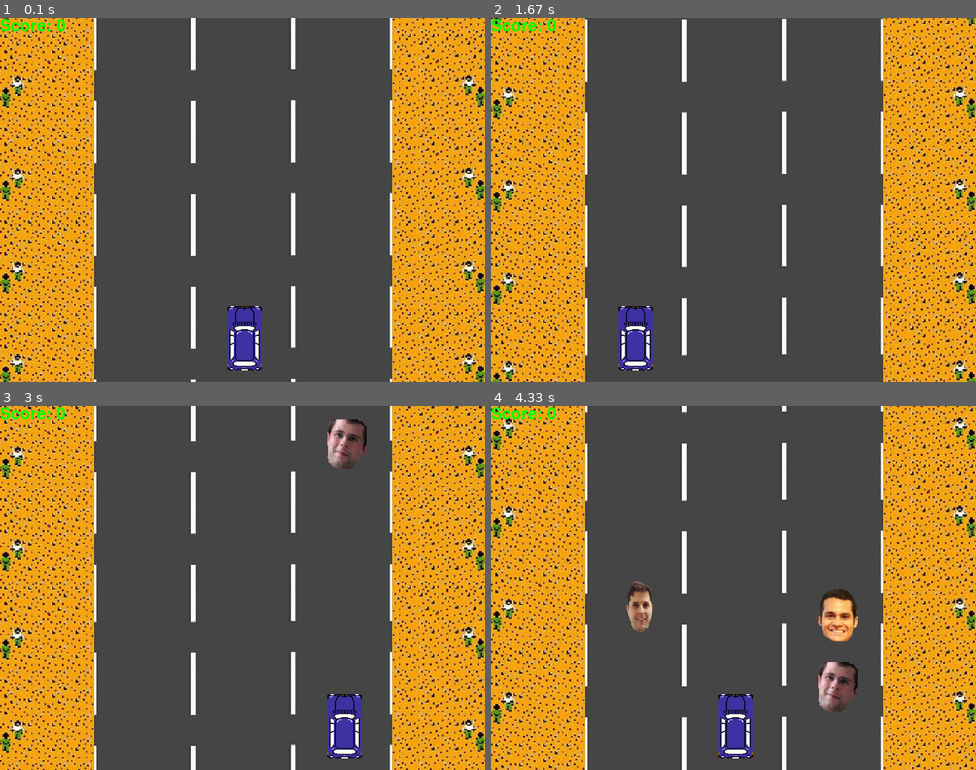
Above: before the commit, frames 1-4 (two rows, left to right).
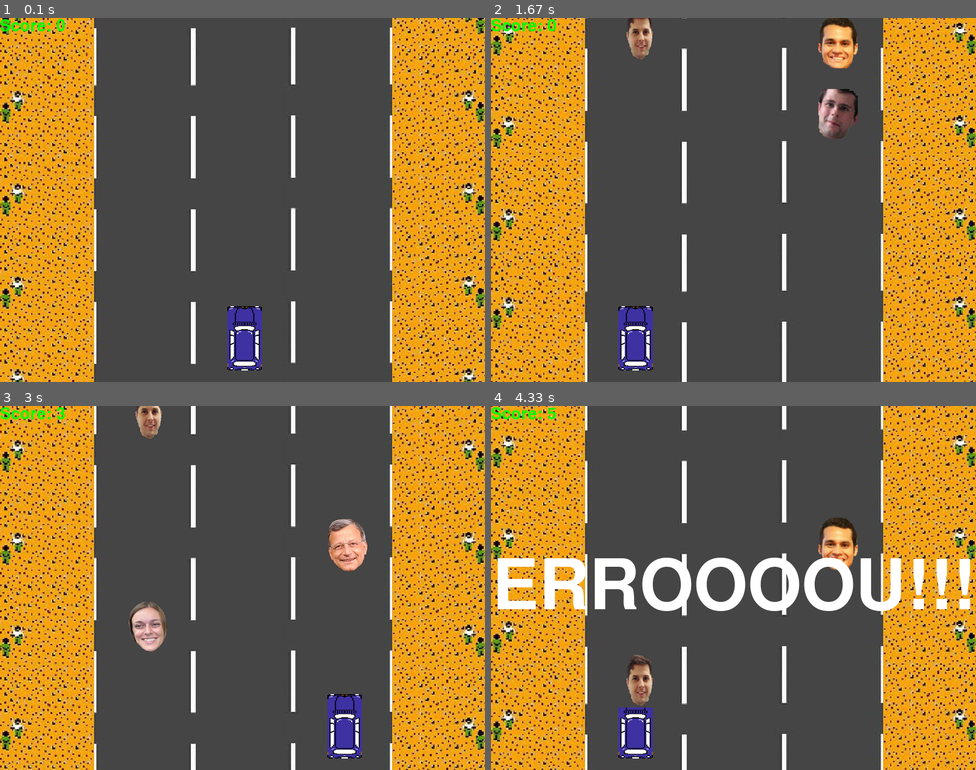
Above: after the commit, the same moments.

Repository: davidengelstein/ProjetoFinal_Davids_Vitors
Game: pygame game, started from Game.py
The game is run twice, just before and just after one commit, with the same random seed, the same clock (stepped at 60 frames per second) and the same inputs.
Inputs:
- Up to frame 1 (0.1 s): no input
- Up to frame 2 (1.67 s): hold Left 0.33-0.87 s; hold Right 0.9-1.53 s; hold Left from 1.57 s (still down)
- Up to frame 3 (3 s): release Left at 2.03 s; hold Right 2.07-2.53 s; hold Right from 2.57 s (still down)
- Up to frame 4 (4.33 s): release Right at 3.03 s; hold Left 3.07-3.6 s; hold Left 3.63-4.03 s; hold Right from 4.07 s (still down)

The runs differ from the first frame. In frame 1, 27% of the frame differs, in the area x 0-100%, y 0-100%; in frame 2, 29%; in frame 3, 28%; in frame 4, 37%.

Commit message:
INTERFACE INICIAL + GAME

Diff:
--- a/Game.py
+++ b/Game.py
@@ -9,7 +9,7 @@
 import time
 
 pygame.init()
-pygame.display.set_caption('Davitors') #Nome do jogo a ser decidido
+pygame.display.set_caption('Teachers Game Race') #Nome do jogo a ser decidido
 
 framespersecond = pygame.time.Clock()
 
@@ -34,8 +34,10 @@
 haddad = pygame.image.load('had1.png')
 heloisa = pygame.image.load('helo2.png')
 vinicius = pygame.image.load('vinicius1.png')
+
 #musica = pygame.mixer.music.load('uptown8bits.wav')
 #faustao = pygame.mixer.Sound('Faustao.mp3')
+
 Imagem_Fundo = pygame.image.load('fundo.png')
 Imagem_Fundo = pygame.transform.scale(Imagem_Fundo,(largura_da_tela,1200))
 
@@ -101,7 +103,7 @@
 def loop_jogo():
     #pygame.mixer.music.play()
 
-    velocidade_fundo = 5
+    velocidade_fundo = 10
     posição_inicial_fundo_y = -600
     posição_inicial_fundo_x = 0
 
@@ -134,7 +136,7 @@
     velocidade_heloisa = velocidade_fundo
 
     prof_largura = 60
-    prof_altura = 83
+    prof_altura = 60
 
     car_positionY = 475
     car_positionX = 375 #esquerda = 210 , meio = 375, direita = 540 - Variando de 165
@@ -234,31 +236,31 @@
         posição_heloisaY += velocidade_heloisa
 
 
-        if car_positionY < posição_lourencoY + prof_altura: #Este e o próximo if realizam todas as possíveis opções de colisão com o bloco. São expressões matemáticas
+        if car_positionY < posição_lourencoY + prof_altura and car_positionY + carY >= posição_lourencoY + 60: #Este e o próximo if realizam todas as possíveis opções de colisão com o bloco. São expressões matemáticas
               if car_positionX > posição_lourencoX and car_positionX < posição_lourencoX + prof_largura or car_positionX+carX > posição_lourencoX and car_positionX + carX < posição_lourencoX+prof_largura:
                   bater()
 
-        if car_positionY < posição_mirandaY + prof_altura: #Este e o próximo if realizam todas as possíveis opções de colisão com o bloco. São expressões matemáticas
+        if car_positionY  < posição_mirandaY + prof_altura and car_positionY + carY >= posição_mirandaY + 60: #Este e o próximo if realizam todas as possíveis opções de colisão com o bloco. São expressões matemáticas
               if car_positionX > posição_mirandaX and car_positionX < posição_mirandaX + prof_largura or car_positionX+carX > posição_mirandaX and car_positionX + carX < posição_mirandaX+prof_largura:
                   bater()
 
-        if car_positionY < posição_orfaliY + prof_altura: #Este e o próximo if realizam todas as possíveis opções de colisão com o bloco. São expressões matemáticas
+        if car_positionY  < posição_orfaliY + prof_altura and car_positionY + carY >= posição_orfaliY + 60: #Este e o próximo if realizam todas as possíveis opções de colisão com o bloco. São expressões matemáticas
               if car_positionX > posição_orfaliX and car_positionX < posição_orfaliX + prof_largura or car_positionX+carX > posição_orfaliX and car_positionX + carX < posição_orfaliX+prof_largura:
                   bater()
 
-        if car_positionY < posição_fredY + prof_altura: #Este e o próximo if realizam todas as possíveis opções de colisão com o bloco. São expressões matemáticas
+        if car_positionY  < posição_fredY + prof_altura and car_positionY + carY >= posição_fredY + 60: #Este e o próximo if realizam todas as possíveis opções de colisão com o bloco. São expressões matemáticas
               if car_positionX > posição_fredX and car_positionX < posição_fredX + prof_largura or car_positionX+carX > posição_fredX and car_positionX + carX < posição_fredX+prof_largura:
                   bater()
 
-        if car_positionY < posição_haddadY + prof_altura: #Este e o próximo if realizam todas as possíveis opções de colisão com o bloco. São expressões matemáticas
+        if car_positionY  < posição_haddadY + prof_altura: #Este e o próximo if realizam todas as possíveis opções de colisão com o bloco. São expressões matemáticas
               if car_positionX > posição_haddadX and car_positionX < posição_haddadX + prof_largura or car_positionX+carX > posição_haddadX and car_positionX + carX < posição_haddadX+prof_largura:
-                  bater()
+                  Score += 10
 
         if car_positionY < posição_viniciusY + prof_altura: #Este e o próximo if realizam todas as possíveis opções de colisão com o bloco. São expressões matemáticas
               if car_positionX > posição_viniciusX and car_positionX < posição_viniciusX + prof_largura or car_positionX+carX > posição_viniciusX and car_positionX + carX < posição_viniciusX+prof_largura:
-                  bater()
-
-        if car_positionY < posição_heloisaY + prof_altura: #Este e o próximo if realizam todas as possíveis opções de colisão com o bloco. São expressões matemáticas
+                  Score += 5
+
+        if car_positionY < posição_heloisaY + prof_altura and car_positionY + carY >= posição_heloisaY + 60: #Este e o próximo if realizam todas as possíveis opções de colisão com o bloco. São expressões matemáticas
               if car_positionX > posição_heloisaX and car_positionX < posição_heloisaX + prof_largura or car_positionX+carX > posição_heloisaX and car_positionX + carX < posição_heloisaX+prof_largura:
                   bater()
 
Binary file added: Fundo1.png
